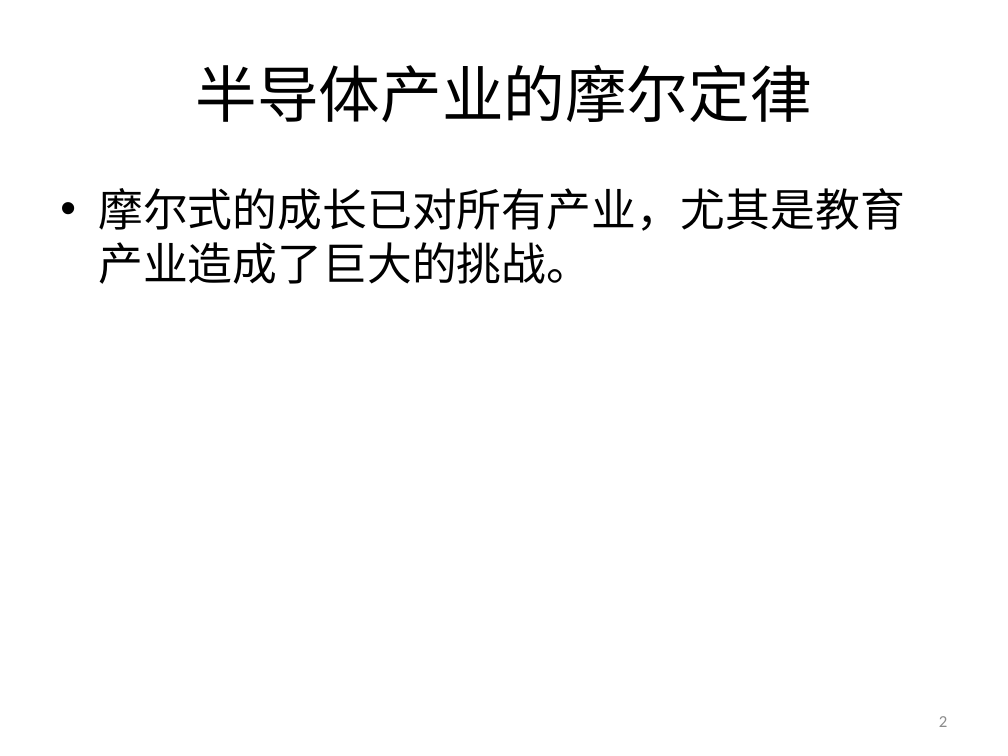
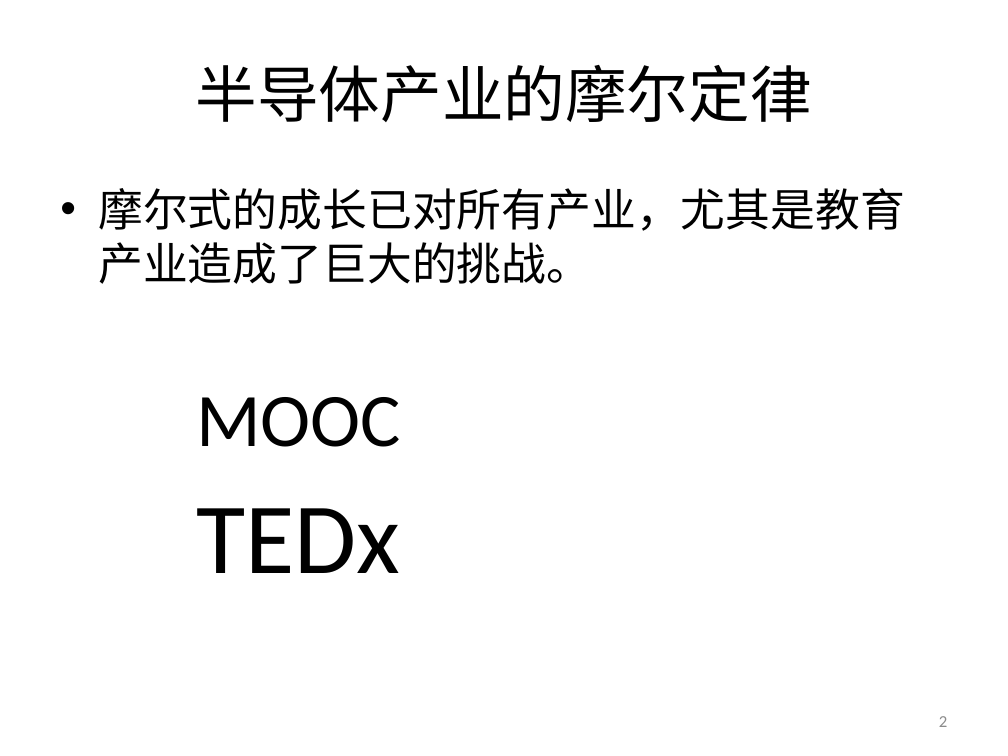
Before and after one commit to woodyme/2014JanXLP, a slide deck: slide 2 of 课程方案/XLP_WorkFLow_CHN.pptx. Drawn at 1008x756 pixels with LibreOffice and Linux fonts; fonts in the diff are those of the drawing; background and template pictures are left out. Boxes give left, top, right and bottom in pixels: in the first picture for what was removed or moved away, otherwise in the second. Text is boxed around its words. In the diff, an @@ line names an element or a change of style, - is before the commit and + after.

```diff
--- a/课程方案/XLP_WorkFLow_CHN.pptx
+++ b/课程方案/XLP_WorkFLow_CHN.pptx
@@ text added at box(196, 397, 401, 447), 54 pt, text #000000 @@
+MOOC
@@ text added at box(196, 508, 400, 573), 72 pt, text #000000 @@
+TEDx
```
Also in this commit, not shown: 5 other slides changed, 1 slide removed, 2 other files.
